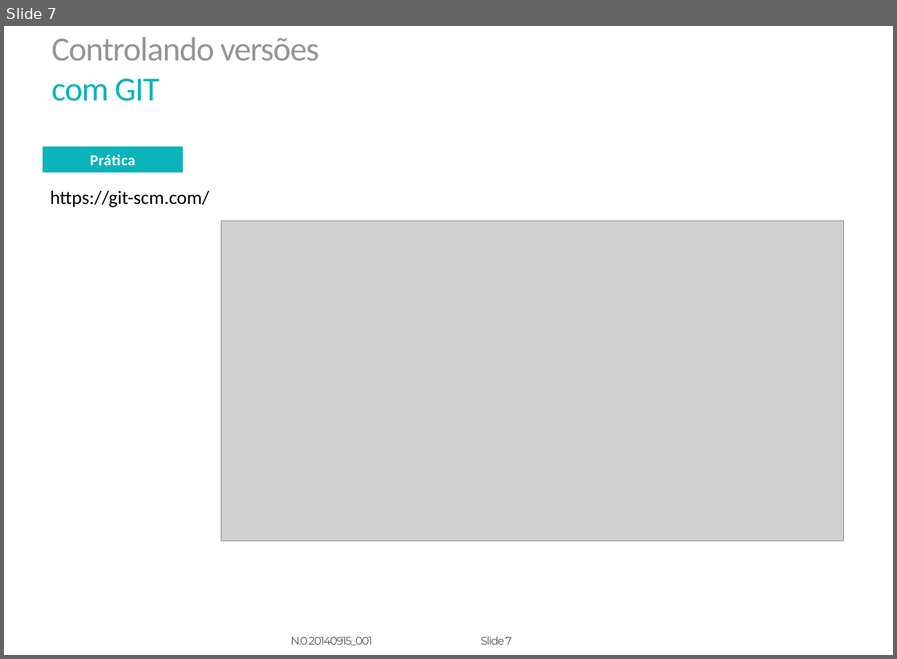
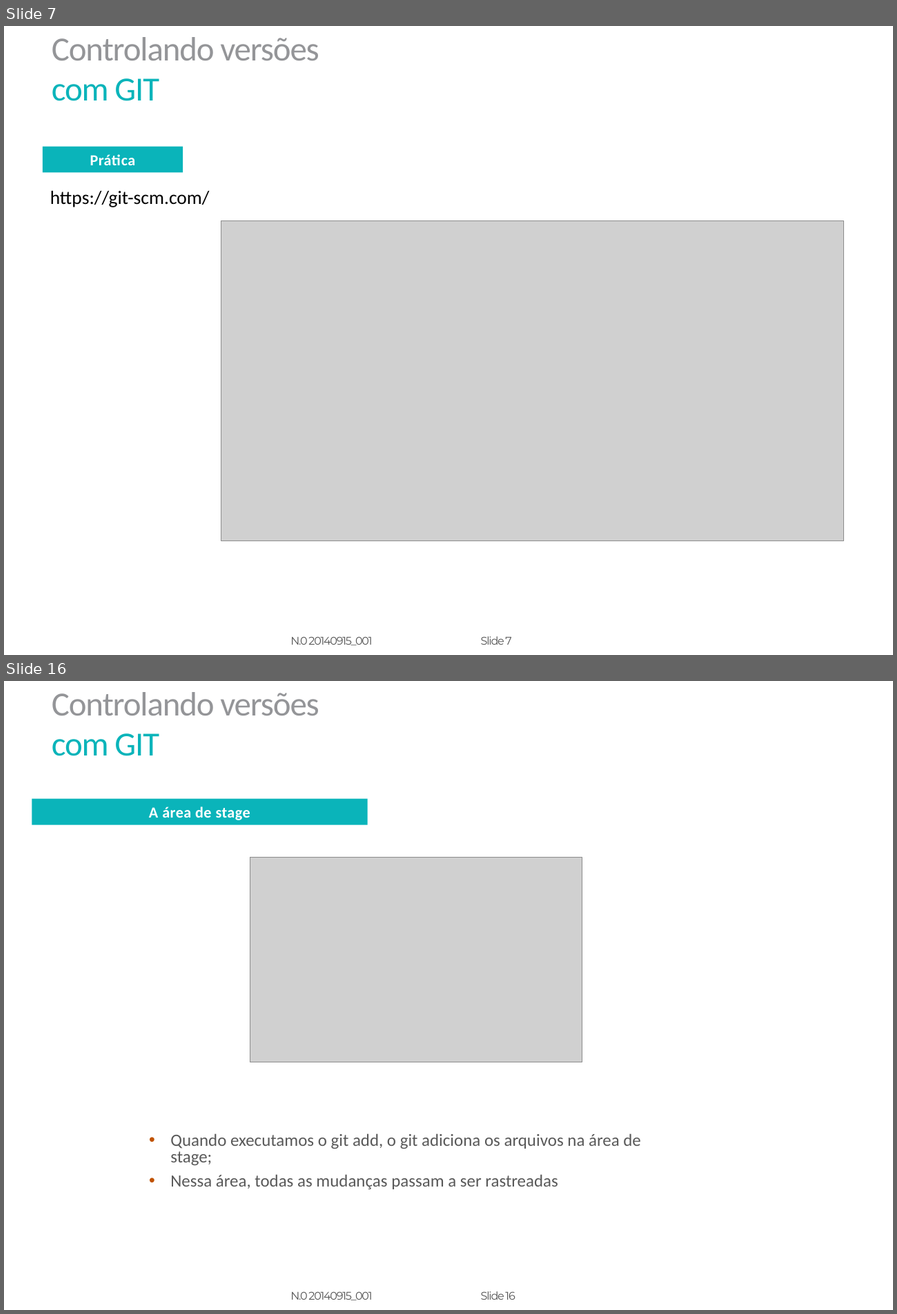
Before and after one commit to caused/git-workshop, a slide deck: Slides.pptx. Shown one above the other, each under a label of ours: slide 7 before the commit, slides 7 and 16 after it; the slides between them are not shown. The pictures are 897x659 and 897x1314 pixels, drawn with LibreOffice and Linux fonts; fonts in the diff are those of the drawing; grey boxes stand for pictures; background and template pictures are left out. Boxes give left, top, right and bottom in pixels: in the first picture for what was removed or moved away, otherwise in the second. Text is boxed around its words. In the diff, an @@ line names an element or a change of style, - is before the commit and + after.

Commit message:
Adicionando slides sobre: inicializar um repositorio e rastrear arquivos

```diff
--- a/Slides.pptx
+++ b/Slides.pptx
@@ slide 16 added at box(4, 681, 893, 1310), background picture (left out); not listed: 4 template elements that a slide beside it also shows @@
@@ rectangle added at box(32, 799, 368, 825), fill #0AB4BA, 14.5 pt, text #FFFFFF, bold @@
+A área de stage
@@ picture added at box(250, 858, 582, 1062) @@
@@ text added at box(170, 1134, 641, 1190), 16.3 pt, text #595959 @@
+• Quando executamos o git add, o git adiciona os arquivos na área de stage;
+• Nessa área, todas as mudanças passam a ser rastreadas
```
Also in this commit, not shown: 9 other slides added.
